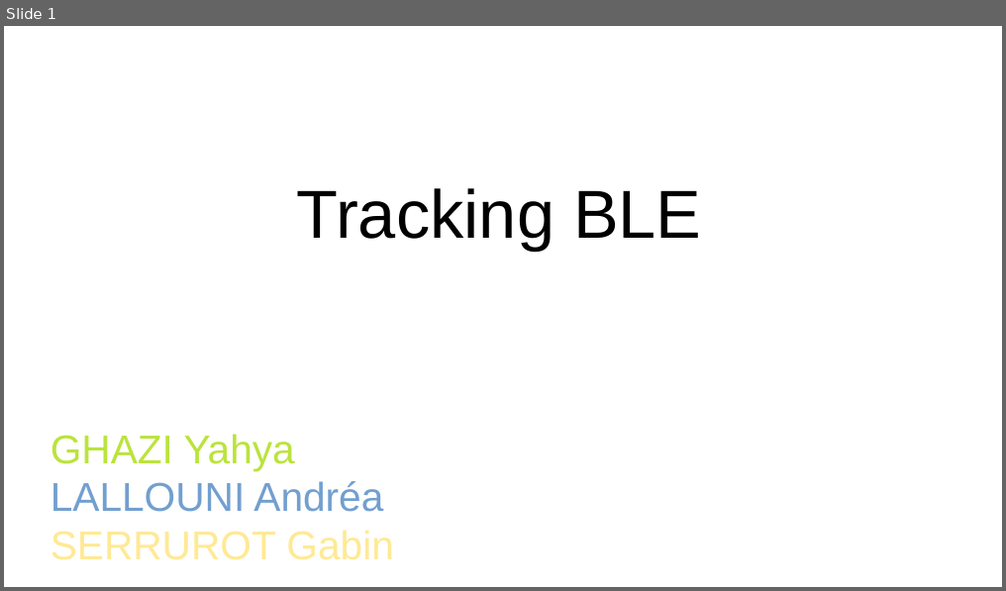
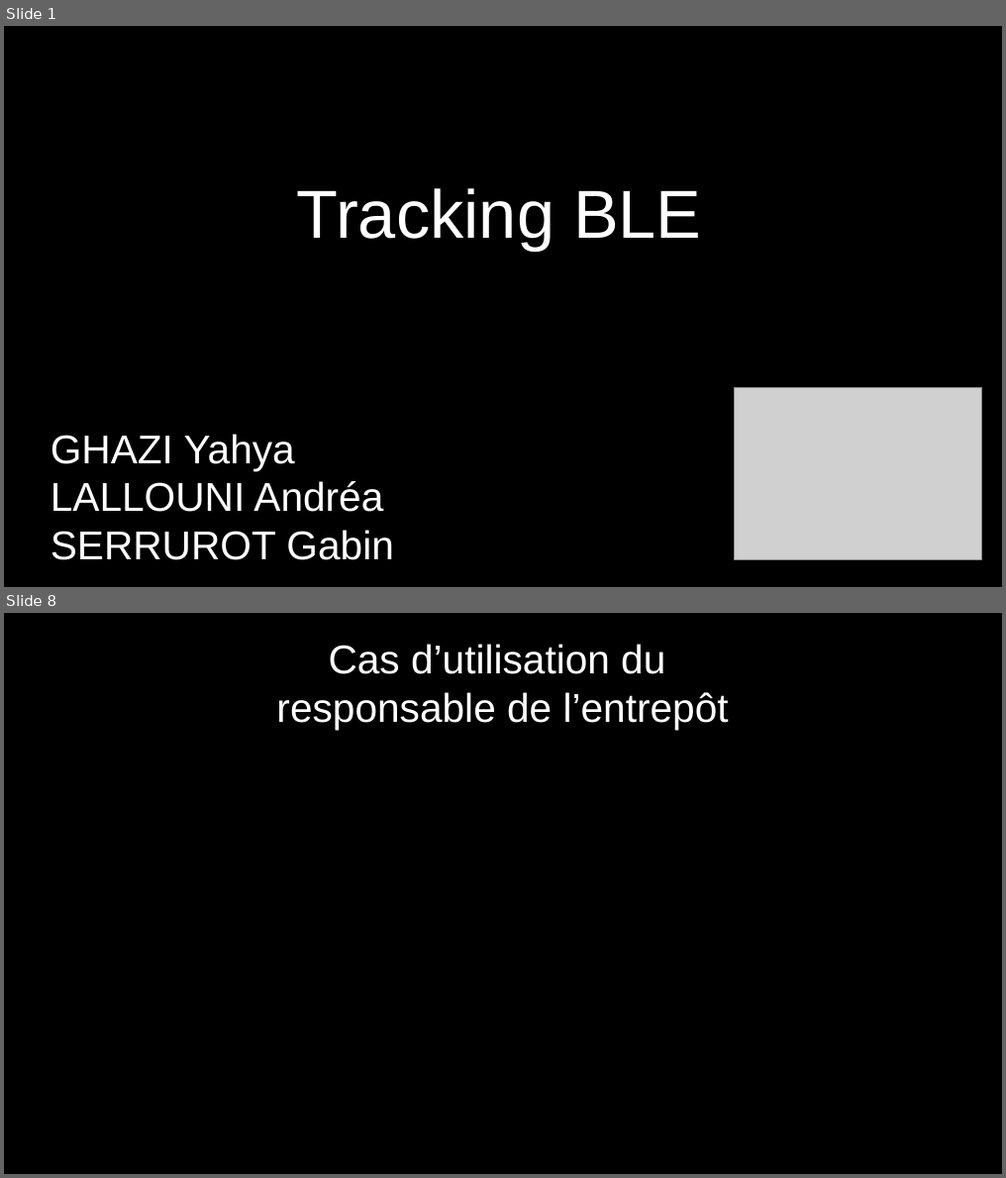
Before and after one commit to Gabin221/Tracking-BLE-documents, a slide deck: Revues/Revues1/presentation_yahya_andrea_gabin.odp. Shown one above the other, each under a label of ours: slide 1 before the commit, slides 1 and 8 after it; the slides between them are not shown. The pictures are 1006x591 and 1006x1178 pixels, drawn with LibreOffice and Linux fonts; fonts in the diff are those of the drawing; grey boxes stand for pictures; background and template pictures are left out. Boxes give left, top, right and bottom in pixels: in the first picture for what was removed or moved away, otherwise in the second. Text is boxed around its words. In the diff, an @@ line names an element or a change of style, - is before the commit and + after.

```diff
--- a/Revues/Revues1/presentation_yahya_andrea_gabin.odp
+++ b/Revues/Revues1/presentation_yahya_andrea_gabin.odp
@@ slide 8 added at bbox=[4, 613, 1002, 1174], background #000000 @@
@@ title added at bbox=[276, 644, 729, 730], 32 pt, text #FFFFFF @@
+Cas d’utilisation du
+responsable de l’entrepôt
@@ slide 1 changed as well @@
@@ background #FFFFFF to #000000 @@
@@ title "Tracking BLE" at bbox=[297, 188, 701, 251]: text colour #000000 to #FFFFFF @@
@@ picture added at bbox=[735, 388, 982, 562] @@
@@ title "GHAZI Yahya LALLOUNI Andréa SERRUROT ..." at bbox=[51, 434, 393, 561]: text colour #BBE33D to #FFFFFF in "GHAZI Yahya"; text colour #729FCF to #FFFFFF in "LALLOUNI Andréa"; text colour #FFE994 to #FFFFFF in "SERRUROT Gabin" @@
```
Also in this commit, not shown: 20 other slides added, 1 other file.
